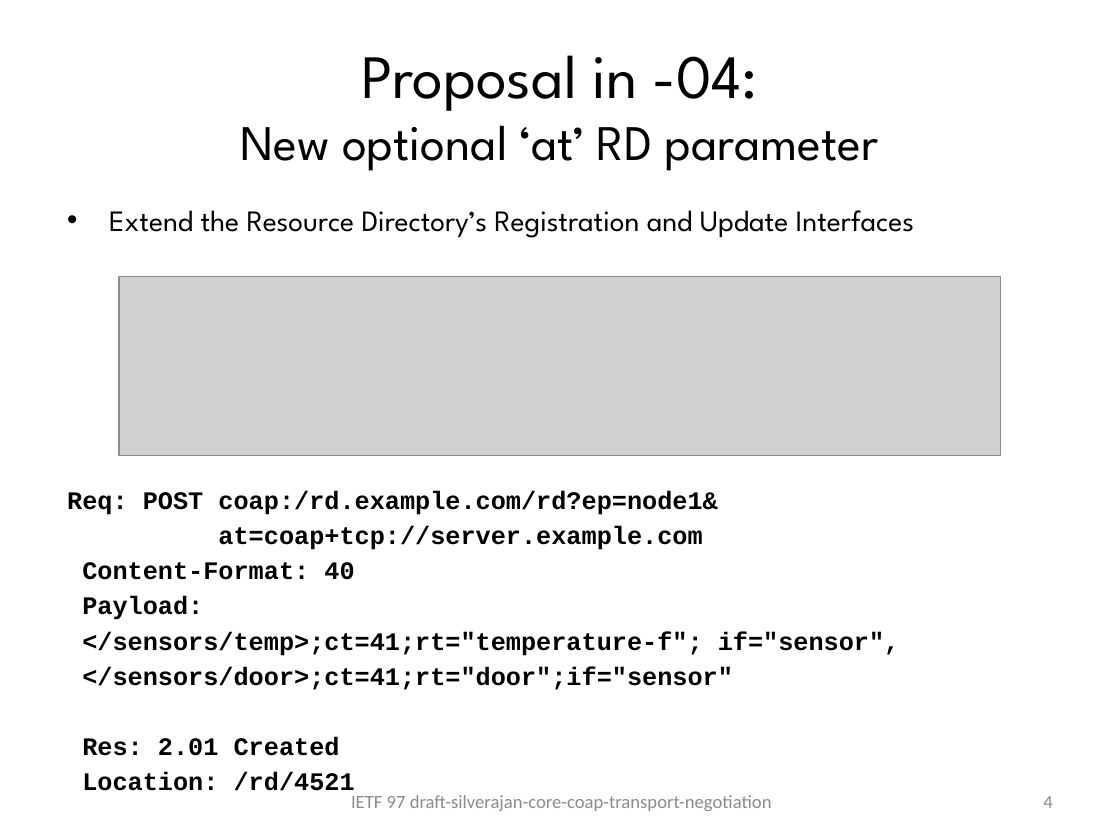
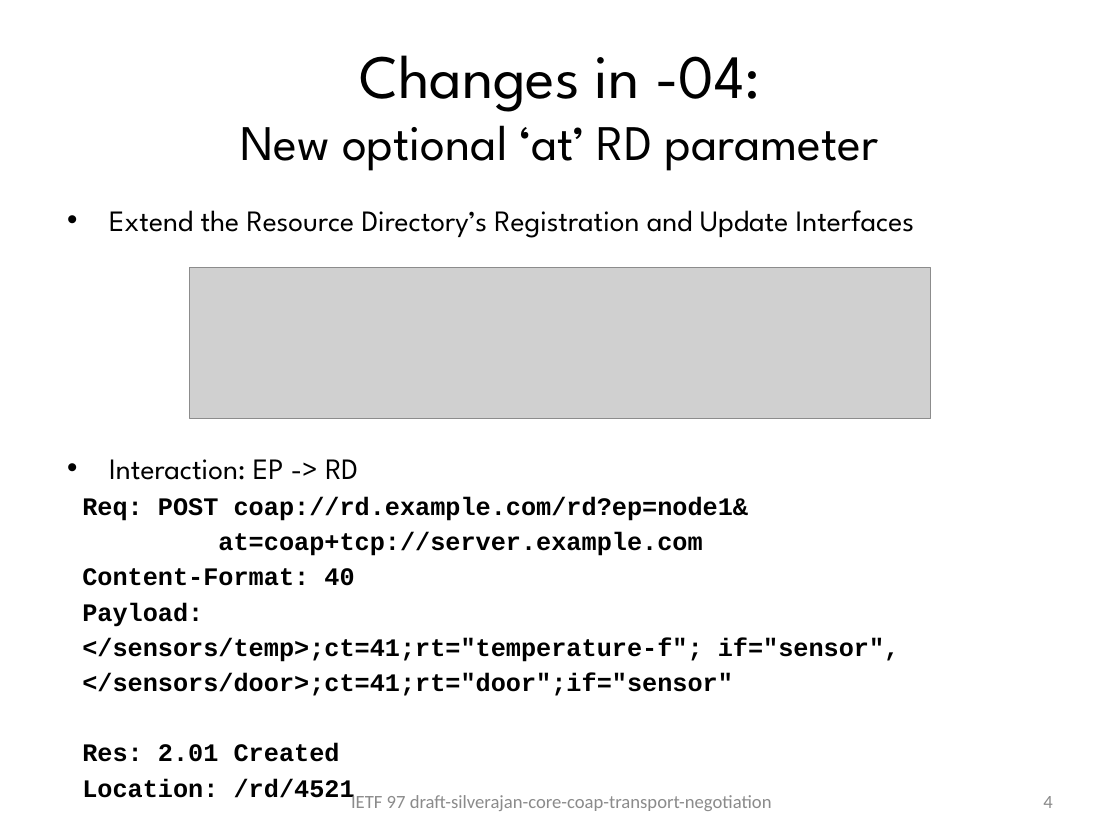
Before and after one commit to mcocak/core-coap-protocol-negotiation, a slide deck: slide 4 of IETF97_slides_protocol-negotiation.pptx. Drawn at 1120x840 pixels with LibreOffice and Linux fonts; fonts in the diff are those of the drawing; grey boxes stand for pictures. Boxes give left, top, right and bottom in pixels: in the first picture for what was removed or moved away, otherwise in the second. Text is boxed around its words. In the diff, an @@ line names an element or a change of style, - is before the commit and + after.

Commit message:
Clarified examples

```diff
--- a/IETF97_slides_protocol-negotiation.pptx
+++ b/IETF97_slides_protocol-negotiation.pptx
@@ title at (240, 55, 879, 171): text changed @@
-Proposal in -04:
-New optional ‘at’ RD parameter
+Changes in -04:
+New optional ‘at’ RD parameter
@@ picture: place and size @@
-picture at (119, 277, 1000, 456)
+picture at (189, 268, 931, 418)
@@ text at (82, 459, 748, 521): text changed @@
-Req: POST coap:/rd.example.com/rd?ep=node1&
+• Interaction: EP -> RD
+Req: POST coap://rd.example.com/rd?ep=node1&
```
Also in this commit, not shown: 3 other slides changed.
